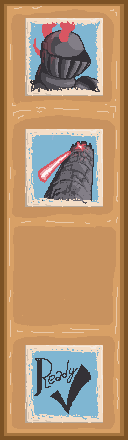
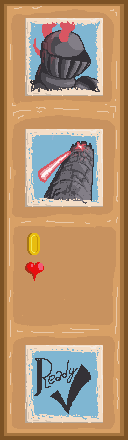
Two versions of the same layered image (w=128, h=440). Layer-by-layer changes:
added layer "Layer 8" above "Layer 7" over [25, 262, 44, 281]
added layer "Layer 7" above "Layer 6" over [27, 233, 40, 255]
